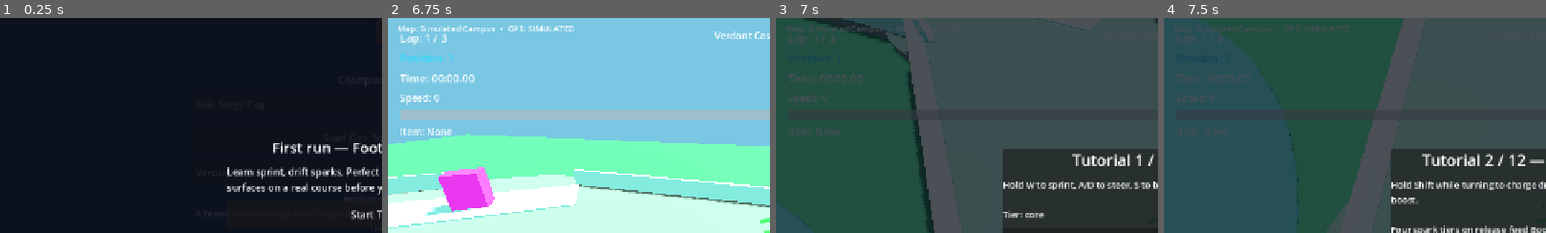
Above: before the commit, frames 1-4 (left to right).
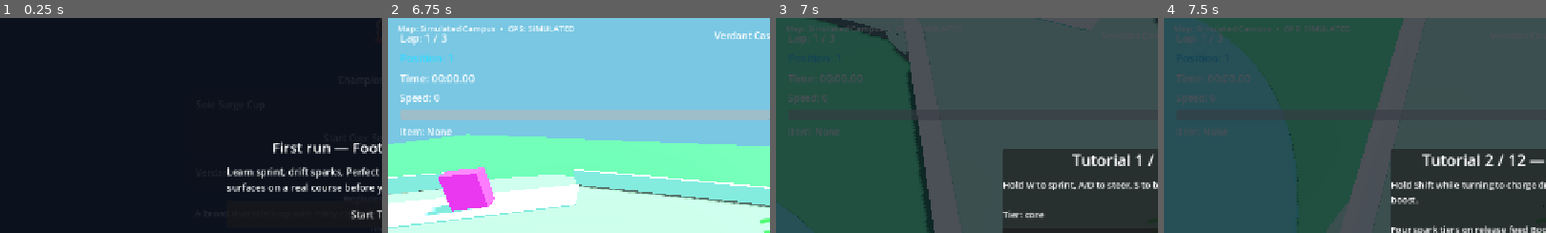
Above: after the commit, the same moments.

Repository: gunnchOS3k/pedestrian-pursuit
Game: Godot game, scene res://scenes/main/MainMenu.tscn
Two runs of this game, one before a commit and one after it. Both use one fixed random seed, a clock stepped at 60 frames per second and the inputs below.
Inputs:
- Up to frame 1 (0.25 s): no input
- Up to frame 2 (6.75 s): click "Start Cup: Sole Surge Cup" at 0.5 s; click "Start Cup: Sole Surge Cup" at 1.25 s; click "Skip for now" at 2 s; click "Sole Surge Cup" at 2.75 s; click "Verdant Cascade Circuit" at 3.5 s; click "Quick Race" at 4.25 s; click "Tideglass Harbor" at 5 s; click "Challenges" at 5.75 s; click "Perfect Step Window — Land a …" at 6.5 s
- Up to frame 3 (7 s): no input
- Up to frame 4 (7.5 s): click "Got it — next" at 7.25 s
The pictures show only the part of the screen within x 0-50%, y 0-50%; the shares and areas given below are measured in that part.

Frames 1-2 are identical in both runs. In frame 3, 0.3% of the frame differs, in the area x 7-40%, y 0-12%; in frame 4, nothing differs.

Commit message:
Build shortcut chords as course collision so the cut stays on the route.
Terrain zones preload ShoeData so CourseTrack's depended script compiles in headless course loads.

Co-authored-by: Cursor <cursoragent@cursor.com>

Diff:
--- a/scripts/tracks/CourseTrack.gd
+++ b/scripts/tracks/CourseTrack.gd
@@ -195,6 +195,8 @@
 
 	if bool(_data.get("guard_rails", false)):
 		for side in [-1.0, 1.0]:
+			if _rail_side_open_for_shortcut(index, side):
+				continue
 			var rail_size := Vector3(0.45, 1.4, maxf(1.0, length - _lane_width * 0.25))
 			var rail_shape := BoxShape3D.new()
 			rail_shape.size = rail_size
@@ -348,6 +350,83 @@
 	parent.add_child(pickup)
 
 
+func _rail_side_open_for_shortcut(segment_index: int, side: float) -> bool:
+	## Drop the rail on the side an authored shortcut leaves or rejoins.
+	## The racing line itself stays walled on the outside.
+	var count := _course_points.size()
+	if count < 2 or segment_index < 0 or segment_index >= count:
+		return false
+	var start := _course_points[segment_index]
+	var end := _course_points[(segment_index + 1) % count]
+	var forward := end - start
+	forward.y = 0.0
+	if forward.length_squared() < 0.001:
+		return false
+	# look_at points local -Z along travel, so local +X is forward × up.
+	var local_x := forward.normalized().cross(Vector3.UP)
+	var start_index := segment_index
+	var end_index := (segment_index + 1) % count
+	for route in _data.get("shortcut_routes", []):
+		if typeof(route) != TYPE_DICTIONARY:
+			continue
+		var entry_i := int(route.get("entry_point_index", -1))
+		var exit_i := int(route.get("exit_point_index", -1))
+		if entry_i < 0 or exit_i < 0 or entry_i >= count or exit_i >= count or entry_i == exit_i:
+			continue
+		var anchor := -1
+		var other := -1
+		if start_index == entry_i or end_index == entry_i:
+			anchor = entry_i
+			other = exit_i
+		elif start_index == exit_i or end_index == exit_i:
+			anchor = exit_i
+			other = entry_i
+		if anchor < 0:
+			continue
+		var to_target := _course_points[other] - _course_points[anchor]
+		to_target.y = 0.0
+		var side_dot := to_target.dot(local_x)
+		if side > 0.0 and side_dot > 0.5:
+			return true
+		if side < 0.0 and side_dot < -0.5:
+			return true
+	return false
+
+
+func _add_shortcut_floor(parent: Node3D, start_point: Vector3, end_point: Vector3, shortcut_id: String) -> void:
+	## Collision under the authored chord. The trigger alone is not a drivable route.
+	var surface_y := (start_point.y + end_point.y) * 0.5
+	var flat_start := Vector3(start_point.x, surface_y, start_point.z)
+	var flat_end := Vector3(end_point.x, surface_y, end_point.z)
+	var length := flat_start.distance_to(flat_end)
+	if length < 1.0:
+		return
+	var body := StaticBody3D.new()
+	body.name = "ShortcutFloor_%s" % shortcut_id
+	body.collision_layer = 1
+	body.collision_mask = 0
+	parent.add_child(body)
+	body.global_position = (flat_start + flat_end) * 0.5 + Vector3(0.0, -0.3, 0.0)
+	var look_target := flat_end + Vector3(0.0, -0.3, 0.0)
+	if body.global_position.distance_squared_to(look_target) > 0.04:
+		body.look_at(look_target, Vector3.UP)
+	var width := _lane_width * 0.55
+	var surface_size := Vector3(width, 0.6, length)
+	var shape := BoxShape3D.new()
+	shape.size = surface_size
+	var collider := CollisionShape3D.new()
+	collider.name = "ShortcutFloorCollision"
+	collider.shape = shape
+	body.add_child(collider)
+	var mesh := BoxMesh.new()
+	mesh.size = surface_size
+	var visual := MeshInstance3D.new()
+	visual.name = "ShortcutFloorVisual"
+	visual.mesh = mesh
+	visual.material_override = _make_material(Color(0.95, 0.75, 0.2), true)
+	body.add_child(visual)
+
+
 func _add_shortcut_corridor(parent: Node3D, route: Dictionary) -> void:
 	## Physical corridor between entry/exit path points. Does not alter checkpoint sequence.
 	var entry_i := int(route.get("entry_point_index", 0))
@@ -356,6 +435,7 @@
 		return
 	var entry := _course_points[entry_i]
 	var exitp := _course_points[exit_i]
+	_add_shortcut_floor(parent, entry, exitp, str(route.get("id", "cut")))
 	var mid := entry.lerp(exitp, 0.5)
 	var corridor := Area3D.new()
 	corridor.name = "Shortcut_%s" % str(route.get("id", "cut"))
--- a/scripts/tracks/TerrainZone.gd
+++ b/scripts/tracks/TerrainZone.gd
@@ -1,4 +1,6 @@
 extends Area3D
+
+const ShoeDataScript = preload("res://scripts/data/ShoeData.gd")
 
 ## Terrain modifier zone. Shoe surface affinities multiply zone effects.
 
@@ -22,7 +24,7 @@
 		if "stats" in body and body.stats != null and body.stats.has_method("affinity_for"):
 			affinity = float(body.stats.affinity_for(terrain_name))
 		elif body.has_method("get") and body.get("shoe_id") != null:
-			affinity = ShoeData.surface_affinity(str(body.shoe_id), terrain_name)
+			affinity = ShoeDataScript.surface_affinity(str(body.shoe_id), terrain_name)
 		# Affinity > 1 softens penalties / boosts bonuses; < 1 worsens soft ground.
 		var speed := speed_multiplier
 		var handling := handling_multiplier
--- /dev/null
+++ b/tests/CourseBuildSurfaceTest.gd
@@ -0,0 +1,116 @@
+extends SceneTree
+
+const _TrackCatalog = preload("res://scripts/data/TrackCatalog.gd")
+const _CourseTrack = preload("res://scripts/tracks/CourseTrack.gd")
+
+## Verdant Cascade Circuit must build a drivable shortcut chord.
+## The main spawn and checkpoints stay on the built racing line.
+
+
+func _initialize() -> void:
+	call_deferred("_run")
+
+
+func _run() -> void:
+	var failures := PackedStringArray()
+	var track_id := "verdant_cascade_circuit"
+	var data := _TrackCatalog.load_track(track_id)
+	if data.is_empty():
+		failures.append("verdant course did not load")
+	else:
+		var course: Node3D = _CourseTrack.new()
+		get_root().add_child(course)
+		course.configure(data)
+		if not course.build():
+			failures.append("CourseTrack.build() rejected verdant_cascade_circuit")
+		else:
+			await physics_frame
+			await physics_frame
+			_assert_on_route(course, data, failures)
+			_assert_shortcut_floor(course, data, failures)
+		course.queue_free()
+	if failures.is_empty():
+		print("COURSE_BUILD_SURFACE_PASS verdant_cascade_circuit")
+		quit(0)
+		return
+	for failure in failures:
+		push_error(failure)
+	quit(1)
+
+
+func _assert_on_route(course: Node3D, data: Dictionary, failures: PackedStringArray) -> void:
+	var path: Path3D = course.get_race_path()
+	if path == null or path.curve == null:
+		failures.append("built course has no race path")
+		return
+	var spawn: Vector3 = course.get_start_transform().origin
+	if _xz_distance(path, spawn) > 1.5:
+		failures.append("spawn is not on the built route")
+	var expected: int = data.get("checkpoint_points", []).size()
+	if course.get_checkpoints().size() != expected:
+		failures.append("checkpoint count differed from course data")
+	for checkpoint in course.get_checkpoints():
+		if _xz_distance(path, (checkpoint as Node3D).global_position) > 1.5:
+			failures.append("checkpoint %s is not on the built path" % checkpoint.name)
+	if _floor_gap(course, spawn) < 0.0 or _floor_gap(course, spawn) > 3.0:
+		failures.append("spawn has no course floor under it")
+
+
+func _assert_shortcut_floor(course: Node3D, data: Dictionary, failures: PackedStringArray) -> void:
+	var routes: Array = data.get("shortcut_routes", [])
+	if routes.is_empty():
+		failures.append("verdant shortcut_routes missing")
+		return
+	var route: Dictionary = routes[0]
+	var points: Array = data.get("path_points", [])
+	var entry_i := int(route.get("entry_point_index", -1))
+	var exit_i := int(route.get("exit_point_index", -1))
+	if entry_i < 0 or exit_i < 0 or entry_i >= points.size() or exit_i >= points.size():
+		failures.append("shortcut indices are not on the built path")
+		return
+	var entry := _point(points[entry_i])
+	var exitp := _point(points[exit_i])
+	var mid := entry.lerp(exitp, 0.5)
+	var gap := _floor_gap(course, mid + Vector3(0.0, 2.0, 0.0))
+	if gap < 0.0 or gap > 4.0:
+		failures.append("shortcut chord has no built floor (gap %.3f)" % gap)
+	var dir := exitp - entry
+	dir.y = 0.0
+	if dir.length_squared() < 0.01:
+		failures.append("shortcut chord has no direction")
+		return
+	var origin := entry + Vector3(0.0, 1.05, 0.0) + dir.normalized() * 2.0
+	var dest := origin + dir.normalized() * minf(dir.length() * 0.35, 12.0)
+	var world := course.get_world_3d()
+	var query := PhysicsRayQueryParameters3D.create(origin, dest)
+	query.collision_mask = 1
+	var hit: Dictionary = world.direct_space_state.intersect_ray(query)
+	if not hit.is_empty():
+		var collider: Node = hit.get("collider")
+		var label := str(collider)
+		if collider is Node:
+			label = str(collider.get_path())
+		failures.append("shortcut entry is blocked by %s at %s" % [label, str(hit.get("position"))])
+
+
+func _point(raw: Array) -> Vector3:
+	return Vector3(float(raw[0]), float(raw[1]), float(raw[2]))
+
+
+func _xz_distance(path: Path3D, world_pos: Vector3) -> float:
+	var curve := path.curve
+	var offset := curve.get_closest_offset(path.to_local(world_pos))
+	var nearest := path.to_global(curve.sample_baked(offset))
+	return Vector2(world_pos.x, world_pos.z).distance_to(Vector2(nearest.x, nearest.z))
+
+
+func _floor_gap(course: Node3D, from_pos: Vector3) -> float:
+	var world := course.get_world_3d()
+	if world == null:
+		return -1.0
+	var query := PhysicsRayQueryParameters3D.create(from_pos, from_pos + Vector3(0.0, -8.0, 0.0))
+	query.collision_mask = 1
+	var hit: Dictionary = world.direct_space_state.intersect_ray(query)
+	if hit.is_empty():
+		return -1.0
+	return from_pos.y - (hit.position as Vector3).y
Not shown, changed: .github/workflows/gate1-ci.yml
Not shown, changed: tools/run_godot_headless.sh
